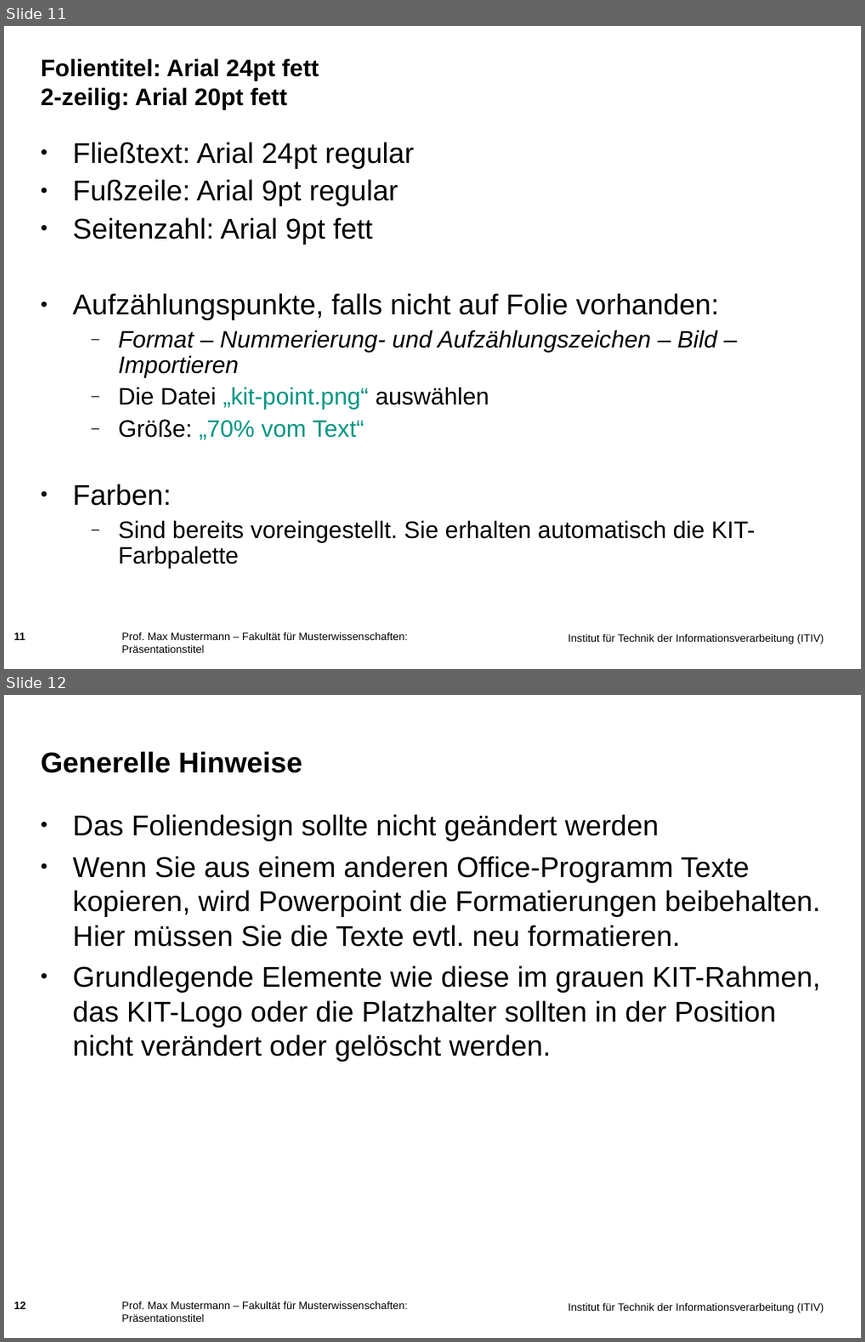
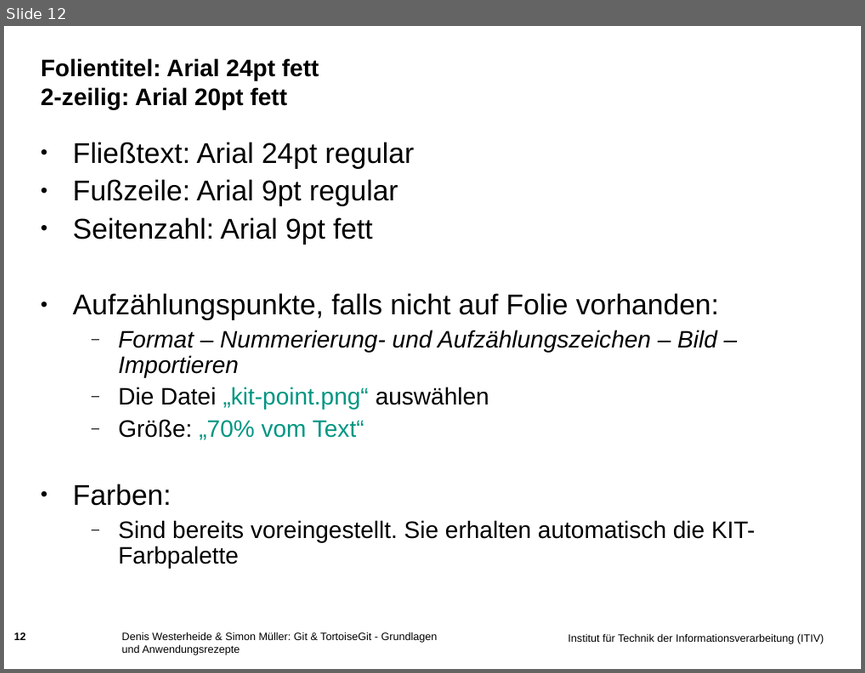
Before and after one commit to muellesi/PSE_2018, a slide deck: Präsentation/Simon/Praesentationsfolien_Simon.ppt. Shown one above the other, each under a label of ours: slides 11 and 12 before the commit, slide 12 after it. The pictures are 865x1342 and 865x673 pixels, drawn with LibreOffice and Linux fonts; fonts in the diff are those of the drawing; background and template pictures are left out. Boxes give left, top, right and bottom in pixels: in the first picture for what was removed or moved away, otherwise in the second. Text is boxed around its words. In the diff, an @@ line names an element or a change of style, - is before the commit and + after.

```diff
--- a/Präsentation/Simon/Praesentationsfolien_Simon.ppt
+++ b/Präsentation/Simon/Praesentationsfolien_Simon.ppt
@@ slide 12 removed at (4,695,861,1338), background picture (left out); not listed: 1 template element that a slide beside it also shows @@
@@ title removed at (41,751,302,773) @@
-Generelle Hinweise
@@ text removed at (73,814,821,1061) @@
-• Das Foliendesign sollte nicht geändert werden
-• Wenn Sie aus einem anderen Office-Programm Texte kopieren, wird Powerpoint die Formatierungen beibehalten. Hier müssen Sie die Texte evtl. neu formatieren.
-• Grundlegende Elemente wie diese im grauen KIT-Rahmen, das KIT-Logo oder die Platzhalter sollten in der Position nicht verändert oder gelöscht werden.
@@ page number removed at (14,1301,26,1309) @@
-12
@@ text removed at (122,1301,408,1321) @@
-Prof. Max Mustermann – Fakultät für Musterwissenschaften: Präsentationstitel
@@ what was slide 11 is now slide 12 @@
@@ slide 12 changed as well @@
@@ page number at (14,632,26,640): text changed @@
-11
+12
@@ text at (122,632,438,655): text changed @@
-Prof. Max Mustermann – Fakultät für Musterwissenschaften: Präsentationstitel
+Denis Westerheide & Simon Müller: Git & TortoiseGit - Grundlagen und Anwendungsrezepte
```
Also in this commit, not shown: 8 other slides changed, 3 slides added, 3 other slides removed, 4 other files.
